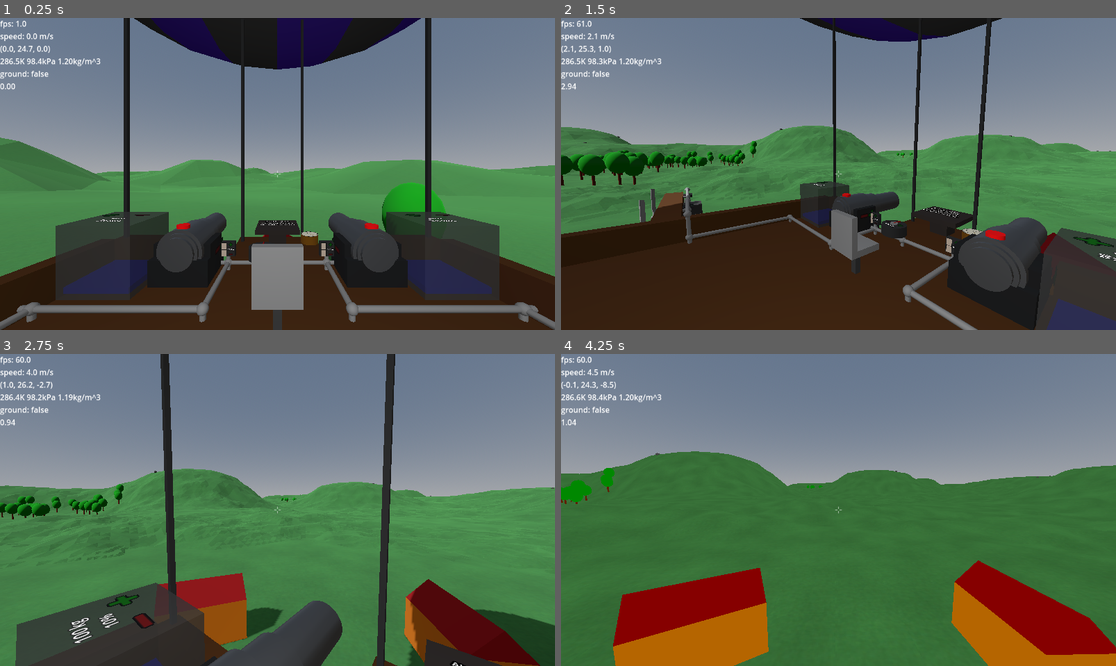
Above: before the commit, frames 1-4 (two rows, left to right).
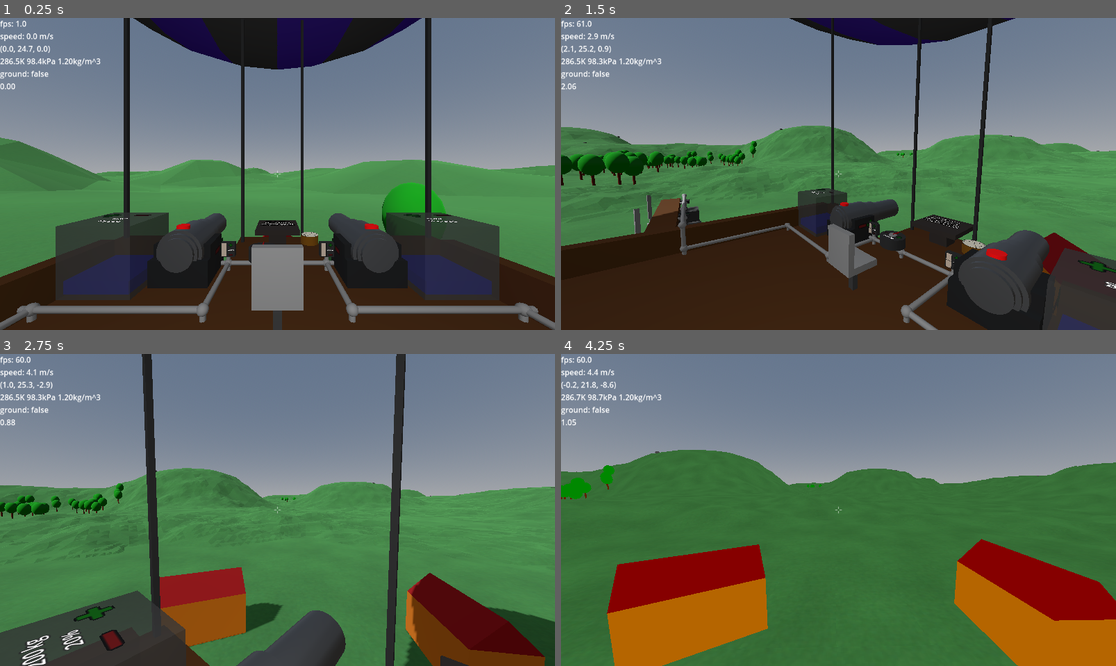
Above: after the commit, the same moments.

Repository: jmdejong/airships
Game: Godot game, scene res://scenes/world.tscn
Same seed, same stepped clock (60 frames per second), same inputs: the game is played once before the commit and once after it.
Inputs (mouse positions are in pixels of both pictures, inside the frame that each line leads up to):
- Up to frame 1 (0.25 s): no input
- Up to frame 2 (1.5 s): move the mouse to (960, 158) at 0.52 s; hold D (right) 0.53-1.28 s; click (960, 158) at 0.6 s; move the mouse to (810, 174) at 1.27 s; hold W (forwards) from 1.28 s (still down); tap Mouse wheel down (rotate_left) at 1.35 s
- Up to frame 3 (2.75 s): keep holding W (forwards); move the mouse to (288, 503) at 2.02 s; tap Mouse wheel up (rotate_right) at 2.1 s
- Up to frame 4 (4.25 s): keep holding W (forwards); move the mouse to (832, 516) at 2.77 s; tap Shift (sprint) at 2.85 s; click (832, 516) at 2.92 s; move the mouse to (877, 513) at 3.52 s; tap P (switch_render) at 3.6 s

The runs differ from the first frame. In frame 1, 1.7% of the frame differs, in the area x 0-100%, y 0-100%; in frame 2, 12%; in frame 3, 13%; in frame 4, 13%.

Commit message:
overpowered cannonball destruction

Diff:
--- a/code/airship.gd
+++ b/code/airship.gd
@@ -121,3 +121,9 @@
 	component.destroy(pos)
 	await get_tree().create_timer(0.05).timeout
 	check_connections()
+
+func impact(shape: CollisionShape3D, impactor: RigidBody3D) -> void:
+	if !is_instance_valid(shape) || !is_instance_valid(shape.get_meta("component")):
+		return
+	var component: Component = shape.get_meta("component")
+	destroy_component(component, impactor.global_position)
--- a/code/player.gd
+++ b/code/player.gd
@@ -51,9 +51,6 @@
 var seat: Seat = null
 
 
-signal viewpoint_changed(pos: Vector3)
-
-
 func _ready() -> void:
 	build_separation_rays()
 
@@ -61,7 +58,7 @@
 	var shape: SeparationRayShape3D = SeparationRayShape3D.new()
 	shape.slide_on_slope = true
 	shape.length = 0.55
-	var offset: Vector3 = Vector3(0.29, 0.55, 0)
+	var offset: Vector3 = Vector3($StandShape.shape.radius + 0.1, 0.55, 0)
 	var nrays: int = 48
 	for i in nrays:
 		var col: CollisionShape3D = CollisionShape3D.new()
@@ -122,11 +119,10 @@
 		specific_info
 	]
 
+func _process(_delta: float) -> void:
 	try_interact()
 	if mouse_mode == MouseMode.Build:
 		%BuildCast.place_preview()
-
-	viewpoint_changed.emit(position)
 
 func move_around(state: PhysicsDirectBodyState3D, movement: Vector3) -> void:
 	var is_on_ground: bool = false#%GroundCheck.get_collision_count() > 0
--- /dev/null
+++ b/code/projectile.gd
@@ -0,0 +1,8 @@
+extends RigidBody3D
+
+
+func _on_body_shape_entered(_body_rid: RID, body: Node, body_shape_index: int, _local_shape_index: int) -> void:
+	if body is Airship:
+		var collision_shape: CollisionShape3D = body.shape_owner_get_owner(body.shape_find_owner(body_shape_index))
+		var ship: Airship = body
+		ship.impact(collision_shape, self)
--- a/scenes/cannonball.tscn
+++ b/scenes/cannonball.tscn
@@ -1,4 +1,6 @@
-[gd_scene load_steps=4 format=3 uid="uid://dv20ntr61oneb"]
+[gd_scene load_steps=5 format=3 uid="uid://dv20ntr61oneb"]
+
+[ext_resource type="Script" uid="uid://162ma0njlfxm" path="res://code/projectile.gd" id="1_77qtm"]
 
 [sub_resource type="SphereShape3D" id="SphereShape3D_srq8n"]
 radius = 0.23
@@ -15,7 +17,10 @@
 [node name="CannonBall" type="RigidBody3D"]
 mass = 15.0
 continuous_cd = true
+contact_monitor = true
+max_contacts_reported = 3
 linear_damp_mode = 1
+script = ExtResource("1_77qtm")
 
 [node name="CollisionShape3D" type="CollisionShape3D" parent="."]
 shape = SubResource("SphereShape3D_srq8n")
@@ -23,3 +28,5 @@
 [node name="MeshInstance3D" type="MeshInstance3D" parent="."]
 mesh = SubResource("SphereMesh_srq8n")
 surface_material_override/0 = SubResource("StandardMaterial3D_dvaps")
+
+[connection signal="body_shape_entered" from="." to="." method="_on_body_shape_entered"]
--- a/scenes/components/cannon.tscn
+++ b/scenes/components/cannon.tscn
@@ -94,7 +94,7 @@
 
 [node name="Muzzle" type="Node3D" parent="Barrel/Chamber"]
 unique_name_in_owner = true
-transform = Transform3D(1, 0, 0, 0, 1, 0, 0, 0, 1, 1.5, 0, 0)
+transform = Transform3D(1, 0, 0, 0, 1, 0, 0, 0, 1, 1.875, 0, 0)
 
 [node name="Barrel" type="MeshInstance3D" parent="Barrel"]
 transform = Transform3D(-4.37114e-08, -1, 0, 1, -4.37114e-08, 0, 0, 0, 1, 0.5, 0, 0)
--- a/scenes/effects/smoke.tscn
+++ b/scenes/effects/smoke.tscn
@@ -22,19 +22,23 @@
 [node name="Smoke" type="CPUParticles3D"]
 transform = Transform3D(1, 0, 0, 0, 1, 0, 0, 0, 1, 0.35, 0, 0)
 emitting = false
-amount = 5
+amount = 30
 lifetime = 2.0
 one_shot = true
-explosiveness = 0.8
+explosiveness = 1.0
 randomness = 1.0
+use_fixed_seed = true
+seed = 4128325154
 lifetime_randomness = 0.34
 mesh = SubResource("SphereMesh_d28oc")
+emission_shape = 1
+emission_sphere_radius = 0.3
 spread = 180.0
 gravity = Vector3(0, 2, 0)
-initial_velocity_min = 0.5
-initial_velocity_max = 1.0
-damping_min = 2.0
-damping_max = 3.0
+initial_velocity_min = 4.0
+initial_velocity_max = 4.0
+damping_min = 8.0
+damping_max = 8.0
 scale_amount_min = 0.5
 scale_amount_max = 3.0
 scale_amount_curve = SubResource("Curve_pnn2d")
--- a/scenes/ships/gunboat.tscn
+++ b/scenes/ships/gunboat.tscn
@@ -107,11 +107,9 @@
 
 [node name="Ballast3" parent="Components/Machines" index="6" instance=ExtResource("5_7pqw8")]
 transform = Transform3D(-4.37114e-08, 0, 1, 0, 1, 0, -1, 0, -4.37114e-08, 2.75, 0.5, -2)
-initial_filling = 99.999999999998
 
 [node name="Ballast4" parent="Components/Machines" index="7" instance=ExtResource("5_7pqw8")]
 transform = Transform3D(-4.37114e-08, 0, 1, 0, 1, 0, -1, 0, -4.37114e-08, 2.75, 0.5, 3)
-initial_filling = 99.999999999998
 
 [node name="StatusPanel" parent="Components/Machines" index="8" instance=ExtResource("6_0m87h")]
 transform = Transform3D(-4.37114e-08, 0, -1, 0, 1, 0, 1, 0, -4.37114e-08, 5.5, 0.5, -0.5)
Not shown, added: code/projectile.gd.uid
